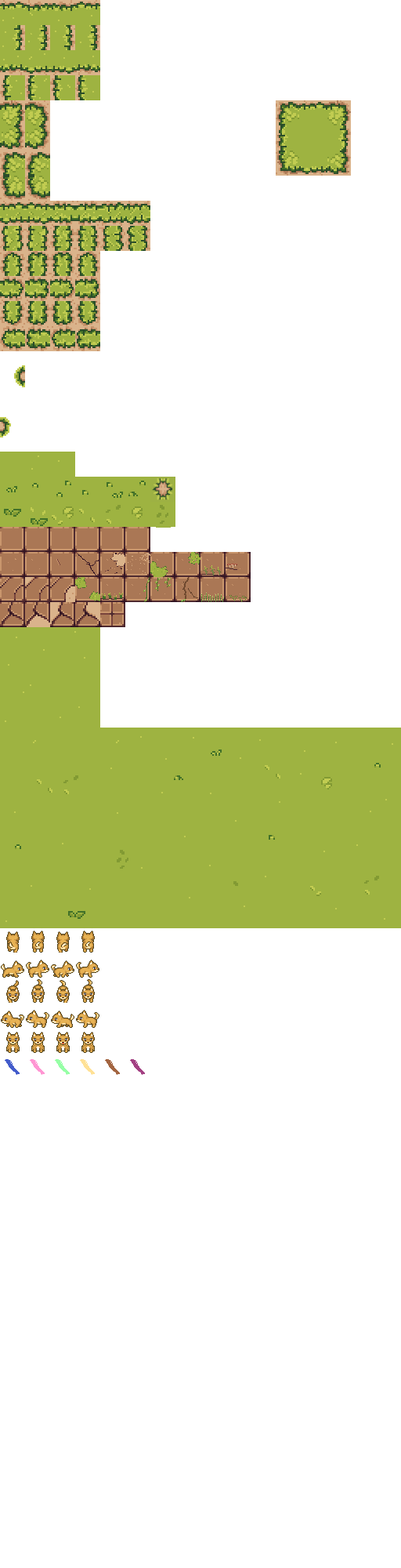
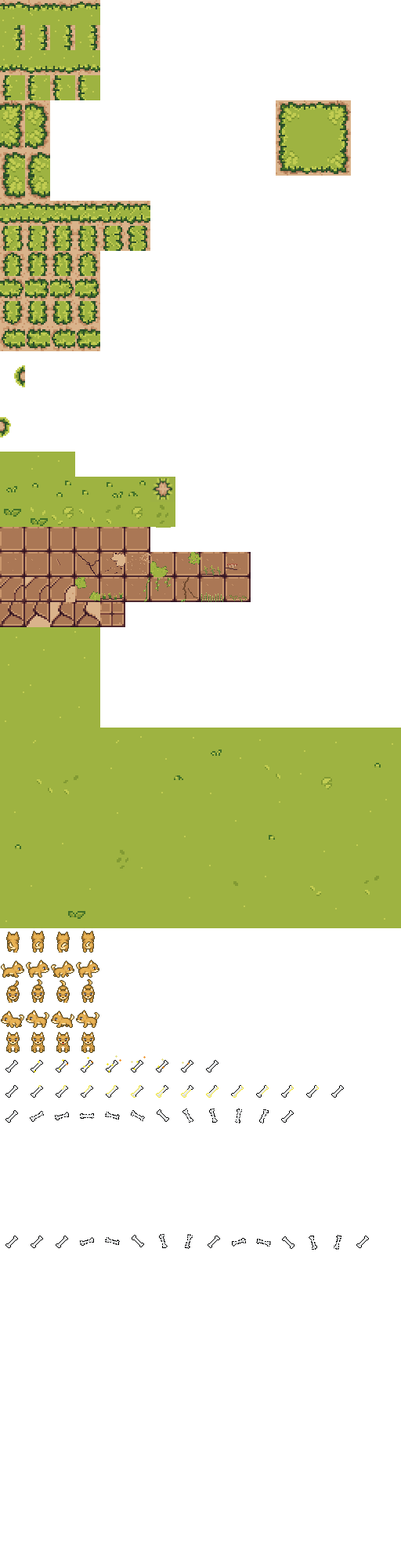
Layer changes from the first 401 x 1568 image to the second:
added layer "tiles.png copy #8" above "tiles.png copy #7" over [5, 1234, 370, 1250]
painted on "tiles.png copy #7" over [4, 1055, 345, 1124]
